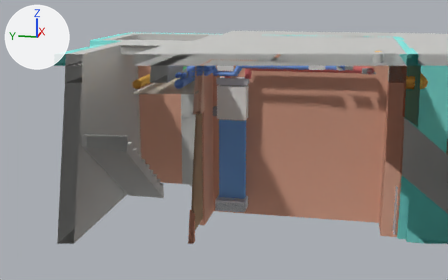
One commit to the glTF model m/HouseEM_AR_BS.glb: the scene before it, then after it.
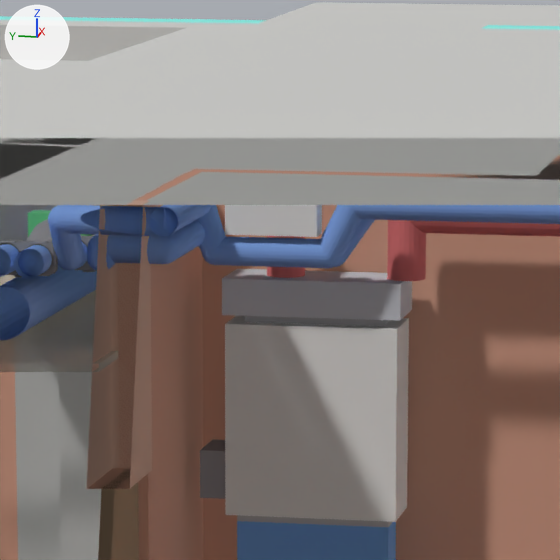
Old and new are each drawn from a camera (50 mm lens) standing at (-3.45, 1.02, 4.46) and looking at (7.74, 3.26, 1.66) and again close up on the part from 40% to 61% of the width and 11% to 45% of the height. Lighting does not change. The marker at upper left points along +X, +Y and +Z. The older version's two pictures come first. Everything nearer to the camera than a plane just in front of the edit is cut away. Where no turn or scale is listed for an object, it has been applied to the vertices. Vertices at exactly the same position are counted once.

The first close-up shows 'BS-CL02', 'BS-COL06', 'BS-DS03 SUP D160 Z3 + Z4 trunk, low (galv. spiral)', 'BS-DS04 DucoFlex Ø90 0000-4692 (E, BS-VL01)', 'BS-DS04 DucoFlex Ø90 0000-4692 (W, BS-VL04)', 'BS-FC02 Innova Ducto FNC 400 (590x695x240, Innova dimensions)', 'BS-FC02 outlet plenum 2 x D125 on top [assumed 120 mm]', 'BS-FC02 return channel 510x150 (intake flange) up to the unit', 'BS-FD01 SUP flex duct D125', 'BS-FV01 supply grille E12 300x100 + plenum', 'BS-ID03-HEAD', 'BS-INTW13', 'BS-INTW14', 'BS-INTW15', 'GF-SB01' and 15 more.
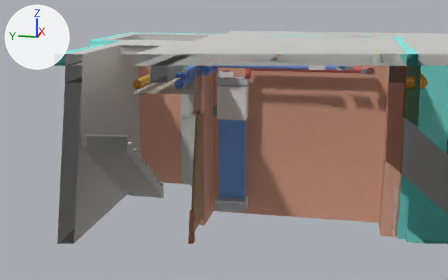
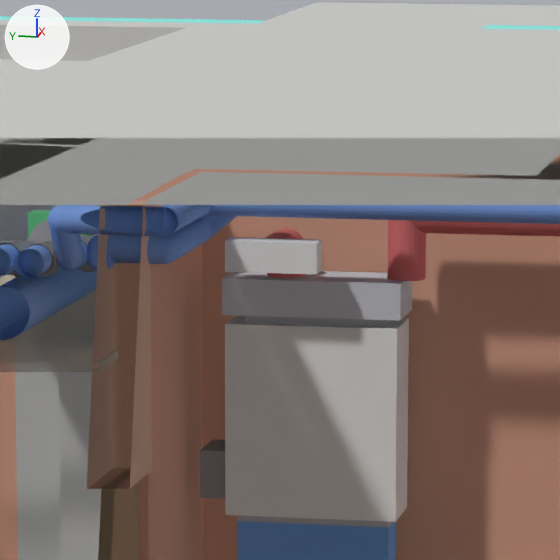
Pixel boxes (x1, y1, x2, y2) of what changed, in the close-ups (560 x 560 px):
'BS-FV01 supply grille E12 300x100 + plenum', moved: before (225, 205, 322, 237); after (225, 237, 322, 274)
'BS-DS04 DucoFlex Ø90 0000-4692 (E, BS-VL01)', reshaped: before (87, 219, 374, 270); after (87, 215, 237, 270)
'BS-FD01 SUP flex duct D125', reshaped: before (267, 236, 305, 278); after (266, 228, 305, 278)
part 1 of me_bs_ds04_ducoflex_ø90_0000_4692__e__bs_vl01, cut back: before (198, 219, 374, 267); after (202, 215, 237, 237)
part 2 of me_bs_ds04_ducoflex_ø90_0000_4692__w__bs_vl04, reshaped: before (197, 205, 378, 268); after (205, 210, 378, 220)

The change, as a diff of the scene's bpy script:
```diff
--- a/m/HouseEM_AR_BS.glb.py
+++ b/m/HouseEM_AR_BS.glb.py
@@ me_bs_ds04_ducoflex_ø90_0000_4692__e__bs_vl01 @@
 # used by ob_bs_ds04_ducoflex_ø90_0000_4692__e__bs_vl01; location = (0.0, 0.0, 0.0)
-me_bs_ds04_ducoflex_ø90_0000_4692__e__bs_vl01.from_pydata(...)  # 1901 vertices, 3840 faces; spans x 7.45..8.09, y 1.08..3.79, z 2.83..3.1
+me_bs_ds04_ducoflex_ø90_0000_4692__e__bs_vl01.from_pydata(...)  # 1487 vertices, 3008 faces; spans x 7.45..8.09, y 1.08..3.79, z 2.88..3.1
+# me_bs_ds04_ducoflex_ø90_0000_4692__e__bs_vl01 part 1: 29 vertices moved from x 8.0..8.09, y 2.98..3.55, z 2.94..3.1 to x 8.0..8.09, y 3.42..3.55, z 2.94..3.1; 618 vertices removed from x 8.0..8.09, y 2.94..3.57, z 2.83..3.09; 204 vertices added at x 8.0..8.09, y 3.38..3.57, z 2.92..3.09
 me_bs_ds04_ducoflex_ø90_0000_4692__e__bs_vl01.materials.append(mat_material_15)
@@ me_bs_ds04_ducoflex_ø90_0000_4692__w__bs_vl04 @@
 # used by ob_bs_ds04_ducoflex_ø90_0000_4692__w__bs_vl04; location = (0.0, 0.0, 0.0)
-me_bs_ds04_ducoflex_ø90_0000_4692__w__bs_vl04.from_pydata(...)  # 1491 vertices, 3008 faces; spans x 7.36..7.99, y 1.58..3.89, z 2.84..3.1
+me_bs_ds04_ducoflex_ø90_0000_4692__w__bs_vl04.from_pydata(...)  # 866 vertices, 1760 faces; spans x 7.36..7.99, y 1.58..3.89, z 2.88..3.1
+# me_bs_ds04_ducoflex_ø90_0000_4692__w__bs_vl04 part 2: 6 vertices moved within x 7.91..7.98, y 3.48..3.56, z 3.04..3.06; 645 vertices removed from x 7.9..7.99, y 2.98..3.56, z 2.84..3.1; 20 vertices added at x 7.9..7.99, y 3.52, z 3.01..3.09
 me_bs_ds04_ducoflex_ø90_0000_4692__w__bs_vl04.materials.append(mat_material_15)
@@ me_bs_fv01_supply_grille_e12_300x100___plenum @@
 # used by ob_bs_fv01_supply_grille_e12_300x100___plenum; location = (0.0, 0.0, 0.0)
-me_bs_fv01_supply_grille_e12_300x100___plenum.from_pydata(...)  # 8 vertices, 12 faces; spans x 7.9..7.99, y 3.13..3.43, z 2.95..3.05
+me_bs_fv01_supply_grille_e12_300x100___plenum.from_pydata(...)  # 8 vertices, 12 faces; spans x 7.9..7.99, y 3.13..3.43, z 2.83..2.93
+# me_bs_fv01_supply_grille_e12_300x100___plenum part 3: the whole mesh is moved by (0.0, 0.0, -0.12)
 me_bs_fv01_supply_grille_e12_300x100___plenum.materials.append(mat_material_12)
@@ me_bs_fd01_sup_flex_duct_d125 @@
 # used by ob_bs_fd01_sup_flex_duct_d125; location = (0.0, 0.0, 0.0)
-me_bs_fd01_sup_flex_duct_d125.from_pydata(...)  # 253 vertices, 512 faces; spans x 7.99..8.222, y 3.218..3.343, z 2.787..3.062
+me_bs_fd01_sup_flex_duct_d125.from_pydata(...)  # 253 vertices, 512 faces; spans x 7.99..8.222, y 3.218..3.343, z 2.787..2.943
+# me_bs_fd01_sup_flex_duct_d125 part 4: all 228 vertices in x 7.99..8.222, y 3.218..3.343, z 2.938..3.062 are moved by (0.0, 0.0, -0.12)
 me_bs_fd01_sup_flex_duct_d125.materials.append(mat_material_22)
```
